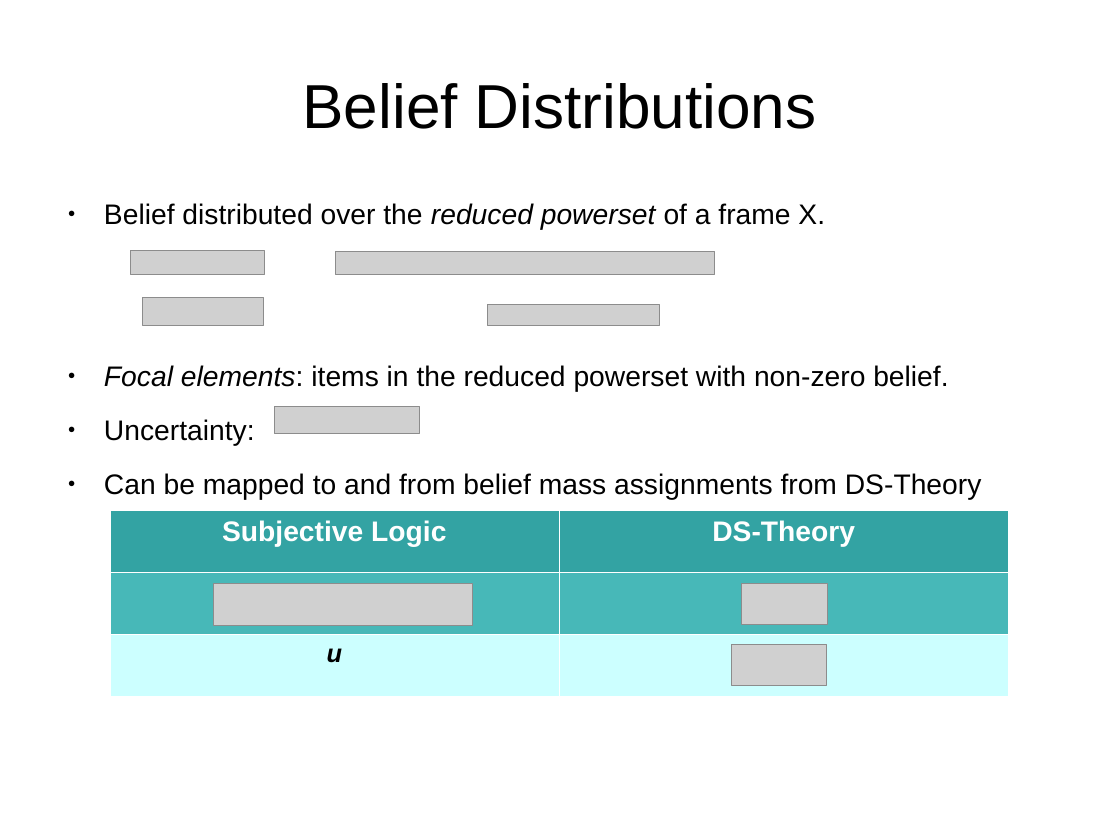
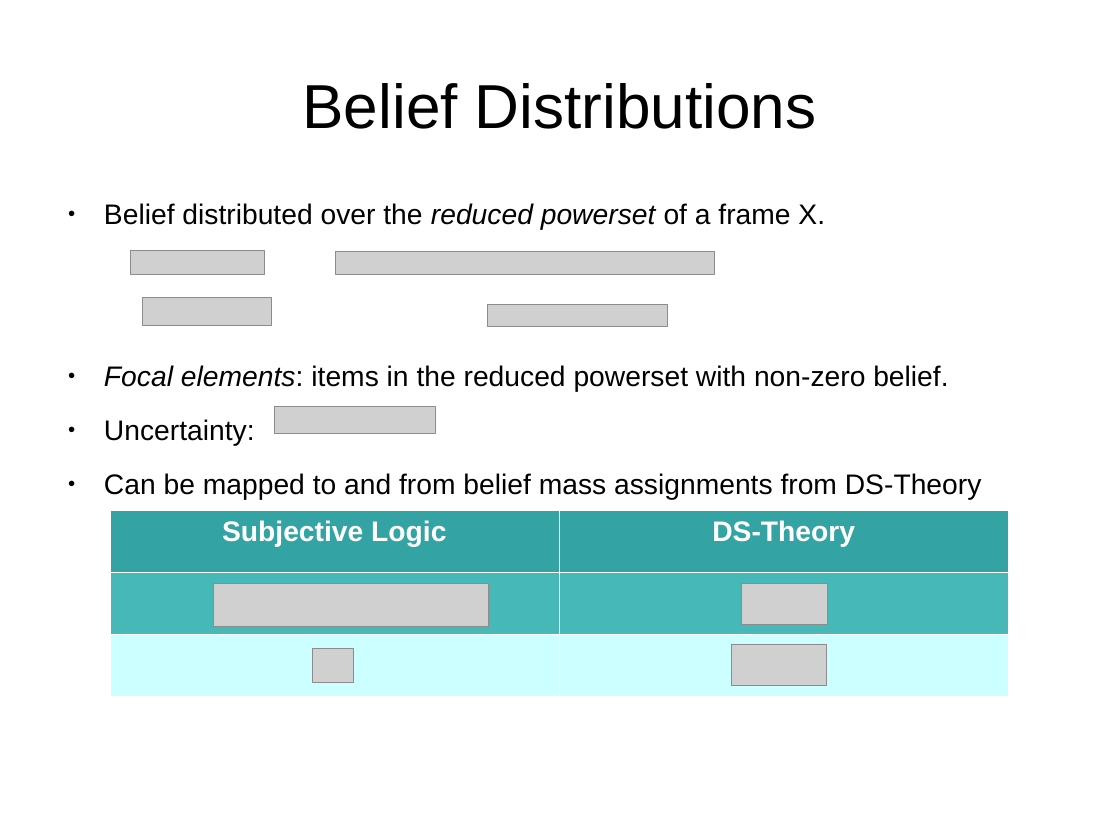
Before and after one commit to bstamour/SLHS, a slide deck: slide 13 of docs/proposal.odp. Drawn at 1120x840 pixels with LibreOffice and Linux fonts; fonts in the diff are those of the drawing; grey boxes stand for pictures. Boxes give left, top, right and bottom in pixels: in the first picture for what was removed or moved away, otherwise in the second. Text is boxed around its words. In the diff, an @@ line names an element or a change of style, - is before the commit and + after.

```diff
--- a/docs/proposal.odp
+++ b/docs/proposal.odp
@@ picture: place and size @@
-picture at box(142, 298, 264, 325)
+picture at box(142, 298, 271, 325)
@@ picture: place and size @@
-picture at box(488, 305, 661, 325)
+picture at box(488, 305, 668, 326)
@@ picture: place and size @@
-picture at box(274, 407, 420, 434)
+picture at box(274, 407, 435, 434)
@@ table at box(110, 510, 1008, 696) @@
-row 3, column 1: u
+row 3, column 1: 
@@ picture: place and size @@
-picture at box(213, 583, 473, 625)
+picture at box(213, 583, 488, 627)
@@ picture added at box(313, 648, 354, 683) @@
```
Also in this commit, not shown: 6 other slides changed.
